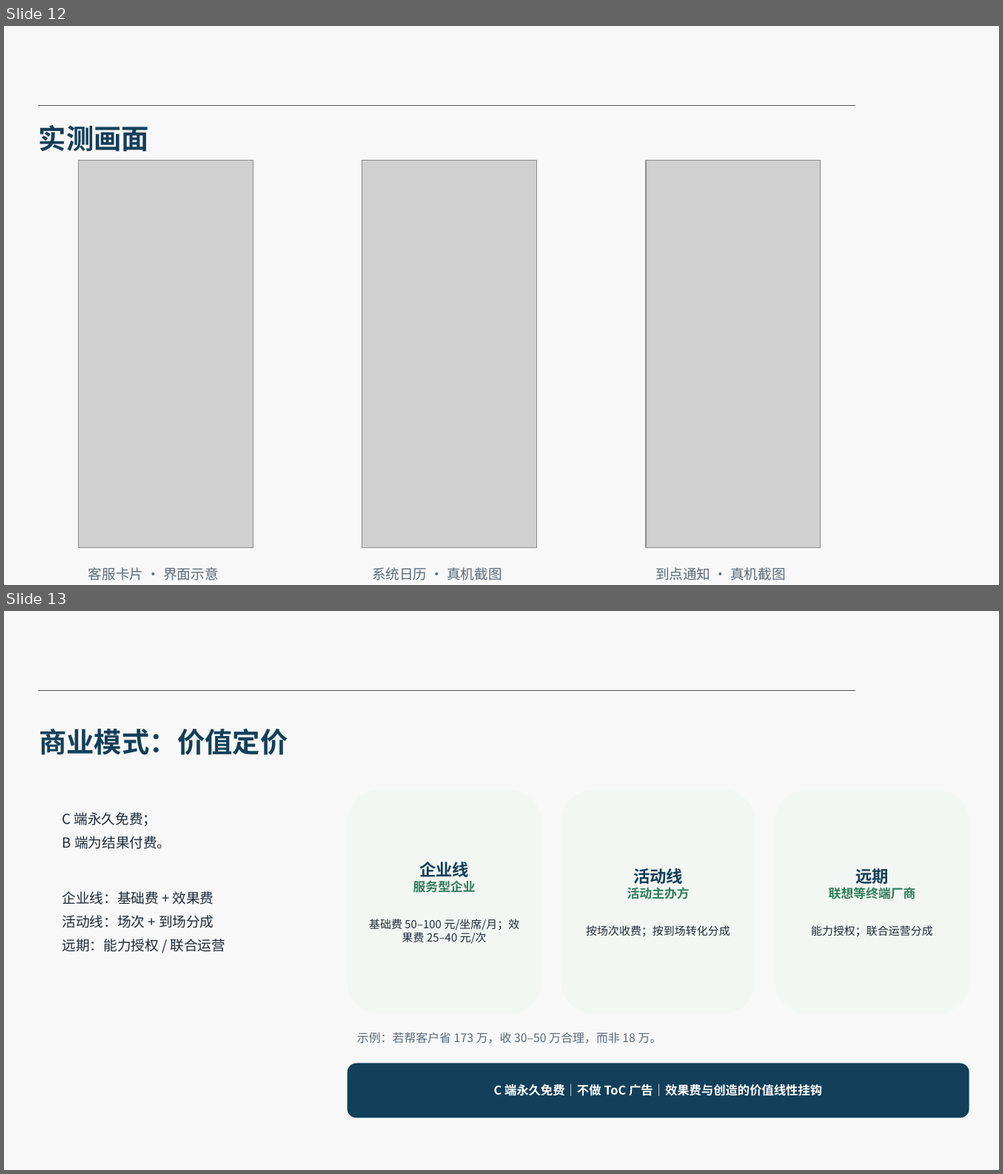
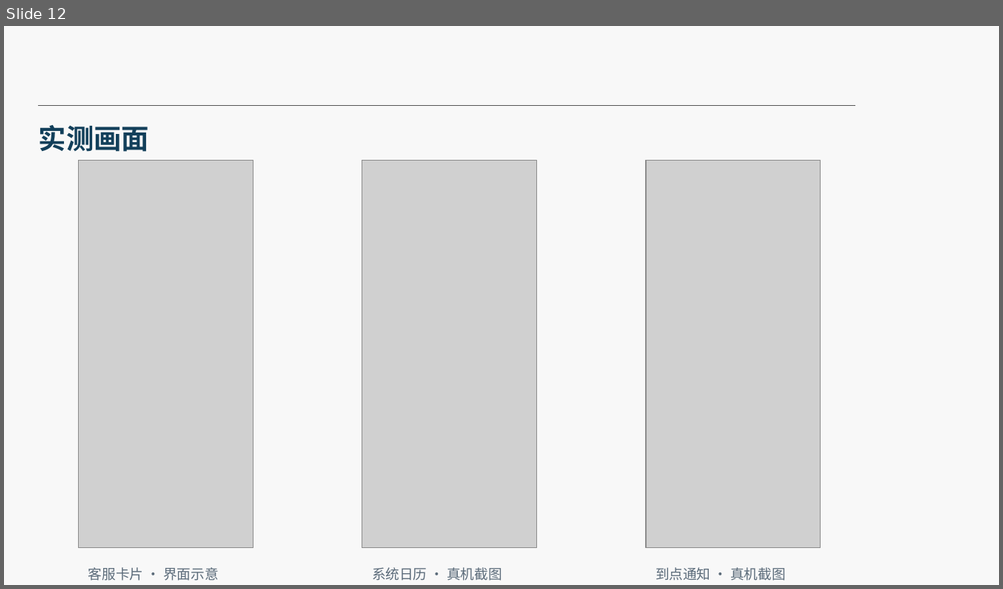
Before and after one commit to murasame9877/lishizhen, a slide deck: docs/2026SDG-Pitch-理时针.pptx. Shown one above the other, each under a label of ours: slides 12 and 13 before the commit, slide 12 after it. The pictures are 1003x1174 and 1003x589 pixels, drawn with LibreOffice and Linux fonts; fonts in the diff are those of the drawing; grey boxes stand for pictures; background and template pictures are left out. Boxes give left, top, right and bottom in pixels: in the first picture for what was removed or moved away, otherwise in the second. Text is boxed around its words. In the diff, an @@ line names an element or a change of style, - is before the commit and + after.

```diff
--- a/docs/2026SDG-Pitch-理时针.pptx
+++ b/docs/2026SDG-Pitch-理时针.pptx
@@ slide 13 removed at (4,611,999,1170), background picture (left out); not listed: 1 template element that a slide beside it also shows @@
@@ text removed at (39,729,287,755) @@
-商业模式：价值定价
@@ text removed at (62,812,225,952) @@
-C 端永久免费；
-B 端为结果付费。
-企业线：基础费 + 效果费
-活动线：场次 + 到场分成
-远期：能力授权 / 联合运营
@@ text removed at (369,862,520,944) @@
-企业线
-服务型企业
-基础费 50–100 元/坐席/月；效果费 25–40 元/次
@@ text removed at (586,869,730,937) @@
-活动线
-活动主办方
-按场次收费；按到场转化分成
@@ text removed at (811,869,933,937) @@
-远期
-联想等终端厂商
-能力授权；联合运营分成
@@ text removed at (357,1032,662,1044) @@
-示例：若帮客户省 173 万，收 30–50 万合理，而非 18 万。
@@ rounded rectangle removed at (347,1064,969,1118) @@
-C 端永久免费｜不做 ToC 广告｜效果费与创造的价值线性挂钩
```
Also in this commit, not shown: 1 slide added, 3 other files.
